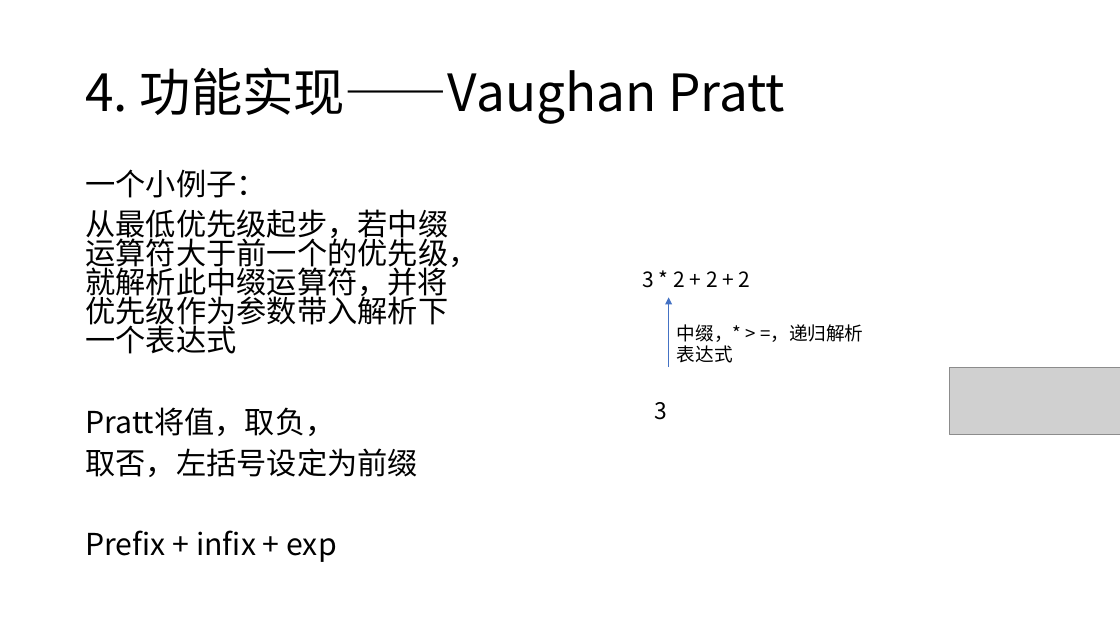
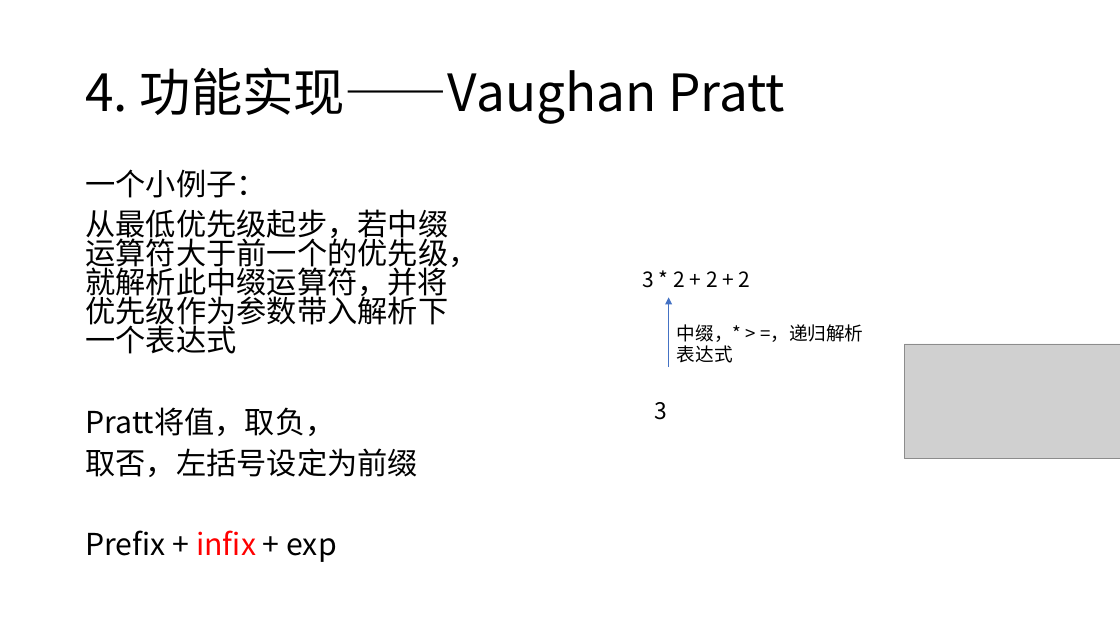
Before and after one commit to Blackteaxx/PythonDataAnalyze, a slide deck: slide 15 of Blakcteaxx/Clox.pptx (slide 18 before the commit). Drawn at 1120x630 pixels with LibreOffice and Linux fonts; fonts in the diff are those of the drawing; grey boxes stand for pictures. Boxes give left, top, right and bottom in pixels: in the first picture for what was removed or moved away, otherwise in the second. Text is boxed around its words. In the diff, an @@ line names an element or a change of style, - is before the commit and + after.

```diff
--- a/Blakcteaxx/Clox.pptx
+++ b/Blakcteaxx/Clox.pptx
@@ picture added at [905, 344, 1120, 459] @@
@@ picture removed at [950, 367, 1120, 435] @@
@@ text at [85, 530, 336, 562]: text colour #000000 to #FF0000 in "infix" @@
```
Also in this commit, not shown: 17 other slides changed, 2 slides added, 2 slides removed, 20 other files.
